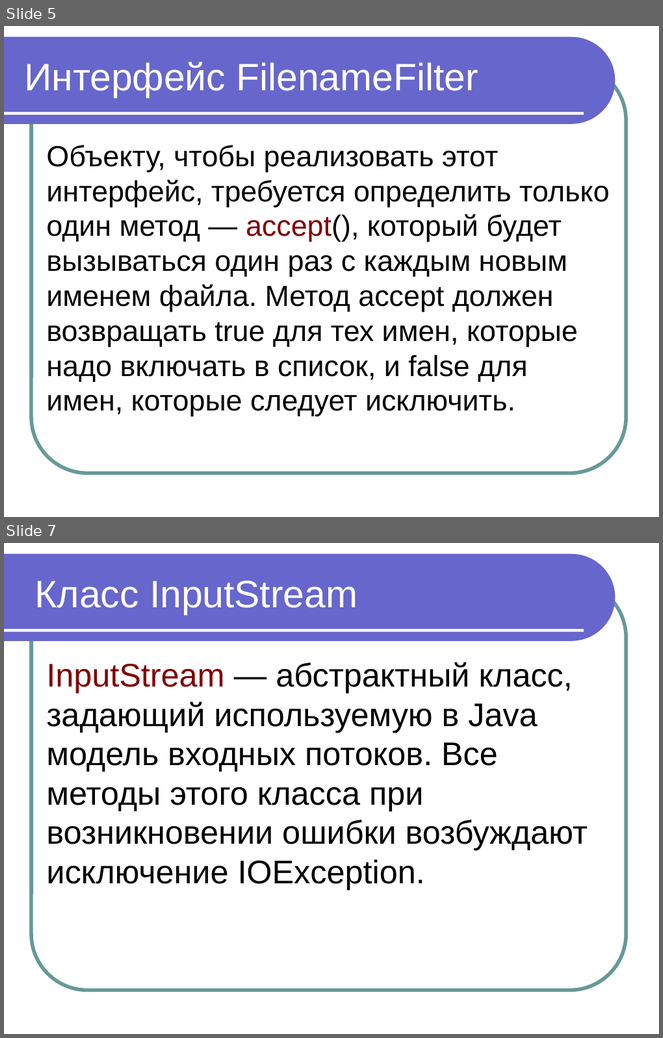
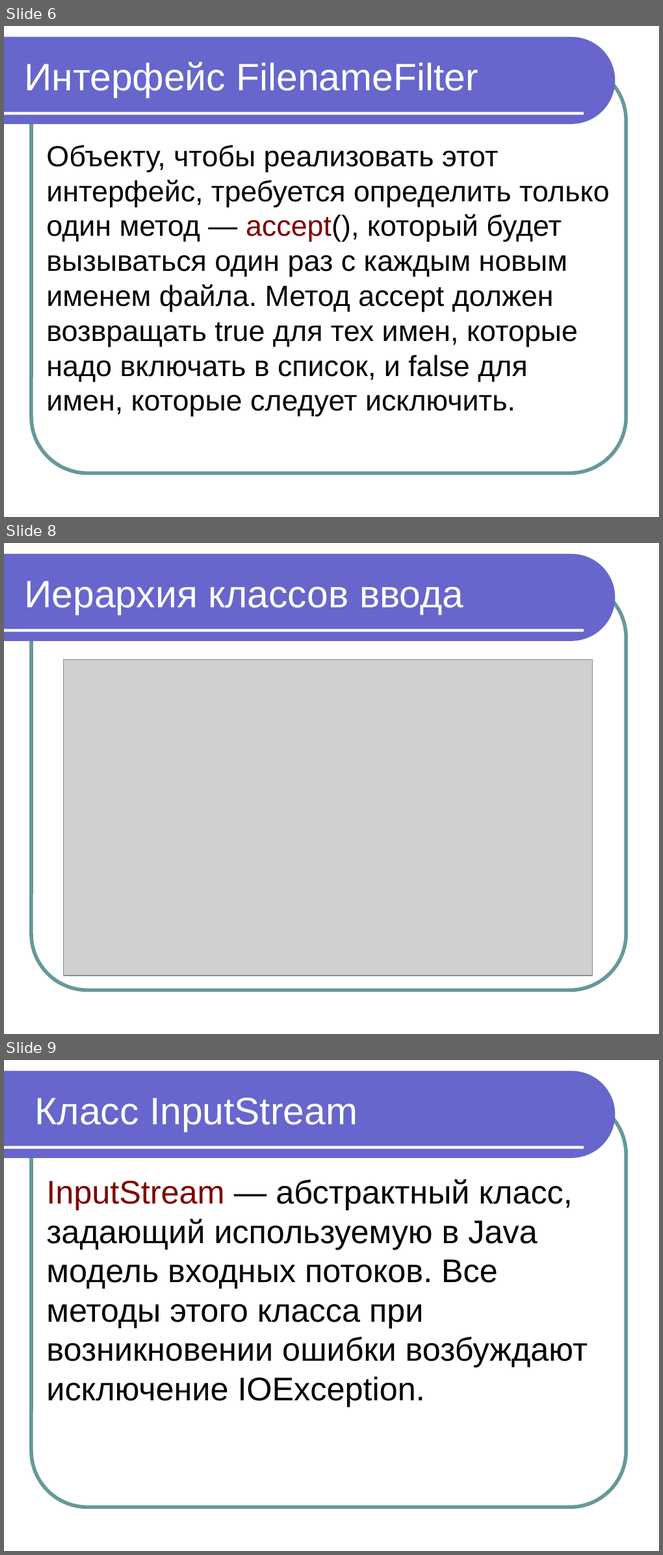
Before and after one commit to maxchv/JavaLessons, a slide deck: Lesson12/Modul 10 Rabota s faylami.ppt. Shown one above the other, each under a label of ours: slides 5 and 7 before the commit, slides 6, 8 and 9 after it; the slides between them are not shown. The pictures are 663x1038 and 663x1555 pixels, drawn with LibreOffice and Linux fonts; fonts in the diff are those of the drawing; grey boxes stand for pictures. Boxes give left, top, right and bottom in pixels: in the first picture for what was removed or moved away, otherwise in the second. Text is boxed around its words. In the diff, an @@ line names an element or a change of style, - is before the commit and + after.

```diff
--- a/Lesson12/Modul 10 Rabota s faylami.ppt
+++ b/Lesson12/Modul 10 Rabota s faylami.ppt
@@ slide 8 added at <box>4,543,659,1034</box>, background #FFFFFF; not listed: 3 template elements that a slide beside it also shows @@
@@ text added at <box>24,581,464,615</box>, 42 pt, text #FFFFFF @@
+Иерархия классов ввода
@@ picture added at <box>63,659,592,976</box> @@
@@ what was slide 5 is now slide 6 @@
@@ what was slide 7 is now slide 9 @@
```
Also in this commit, not shown: 1 slide changed, 4 other slides added, 23 other files.
